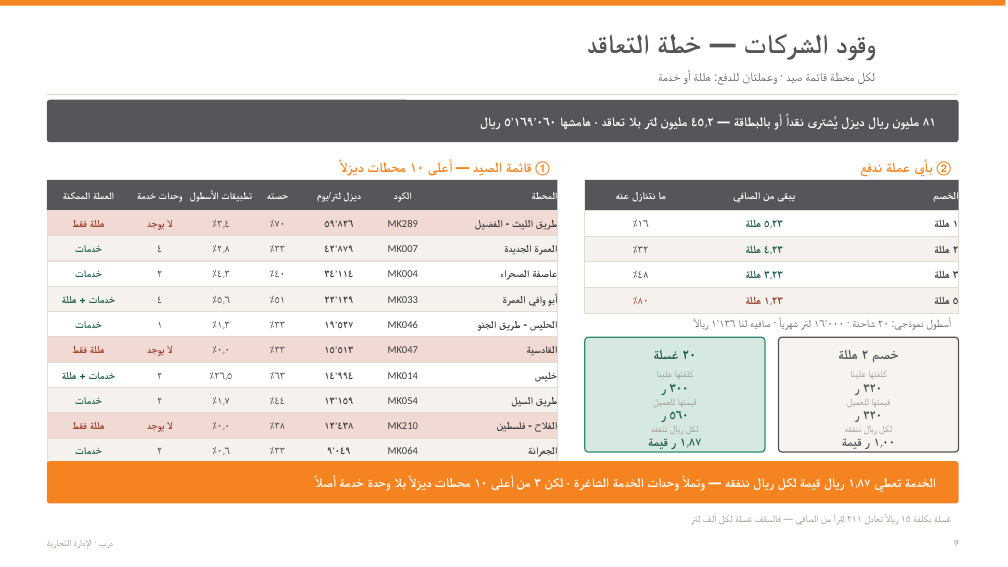
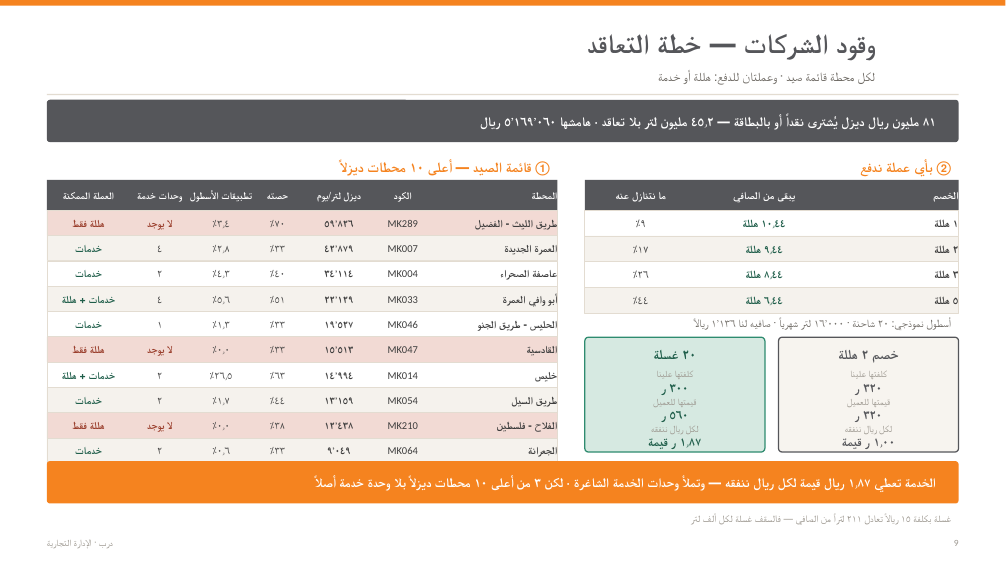
Before and after one commit to darbstations/khadija, a slide deck: slide 11 of docs/عرض-تحليل-المنافذ-وخطة-المبيعات.pptx. Drawn at 1008x567 pixels with LibreOffice and Linux fonts; fonts in the diff are those of the drawing. Boxes give left, top, right and bottom in pixels: in the first picture for what was removed or moved away, otherwise in the second. Text is boxed around its words. In the diff, an @@ line names an element or a change of style, - is before the commit and + after.

```diff
--- a/docs/عرض-تحليل-المنافذ-وخطة-المبيعات.pptx
+++ b/docs/عرض-تحليل-المنافذ-وخطة-المبيعات.pptx
@@ text at box(640, 220, 646, 227): text changed @@
-١٦٪
+٩٪
@@ text at box(746, 220, 785, 253): text changed @@
-٥٫٢٣ هللة
+١٠٫٤٤ هللة
@@ text at box(638, 247, 649, 253): text changed @@
-٣٢٪
+١٧٪
@@ text at box(746, 246, 783, 278): text changed @@
-٤٫٢٣ هللة
+٩٫٤٤ هللة
@@ text at box(638, 271, 649, 278): text changed @@
-٤٨٪
+٢٦٪
@@ text at box(638, 297, 649, 304): text changed; text colour #9A3E2C to #3D3D3D @@
-٨٠٪
+٤٤٪
@@ text at box(746, 271, 783, 304): text changed @@
-٣٫٢٣ هللة
+٨٫٤٤ هللة
@@ text at box(764, 297, 783, 305): text changed; text colour #9A3E2C to #1F5E4A @@
-١٫٢٣ هللة
+٦٫٤٤ هللة
```
Also in this commit, not shown: 10 other slides changed, 4 other files.
